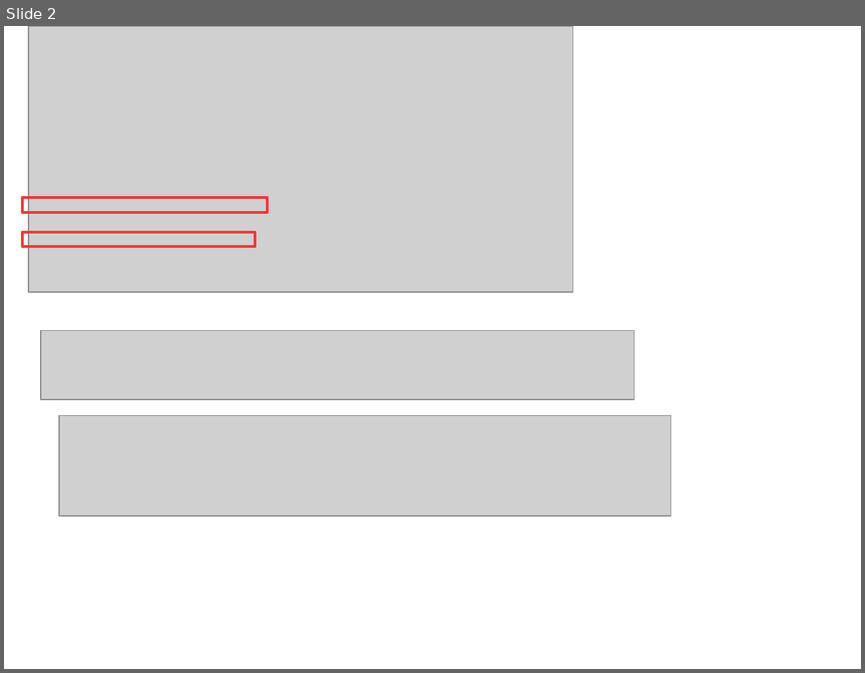
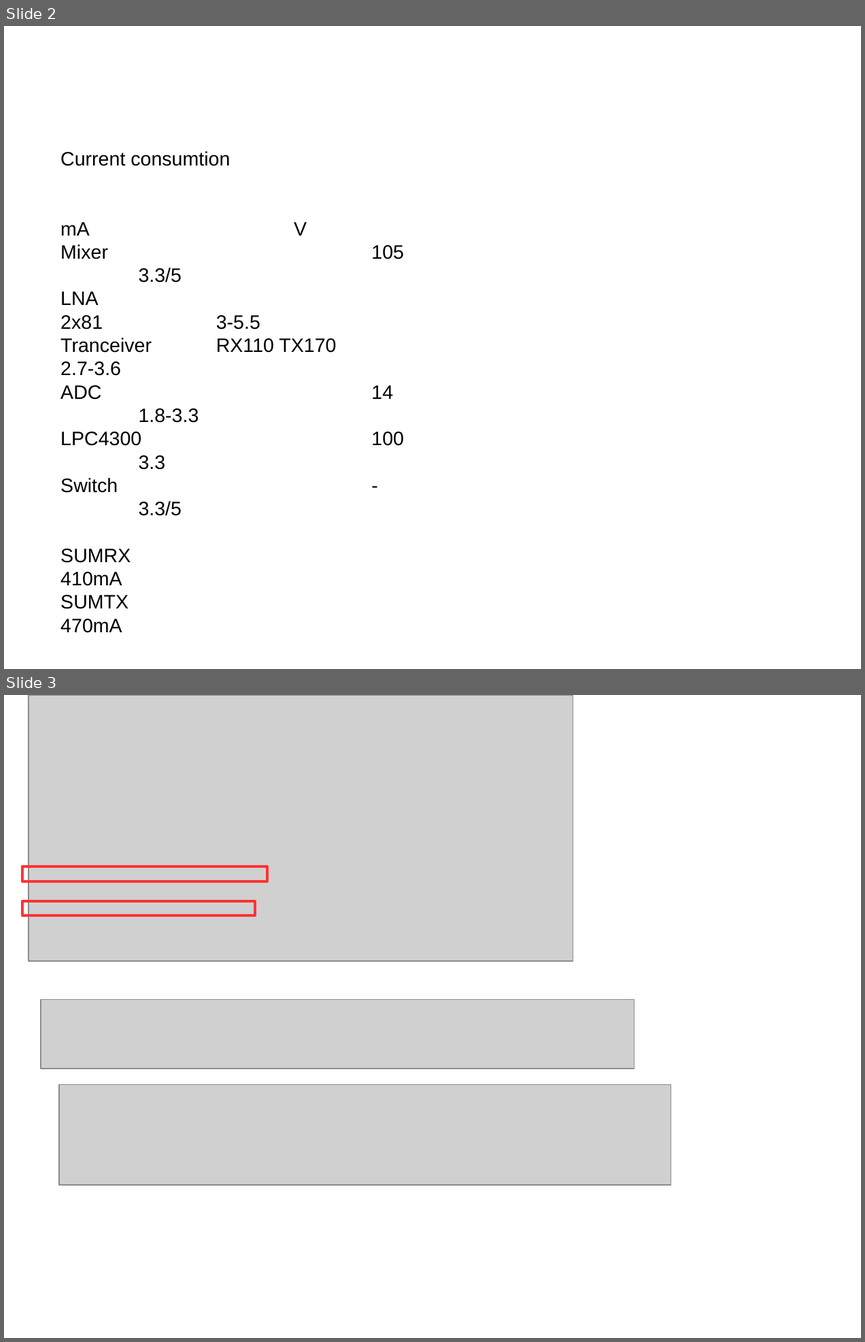
Before and after one commit to rad1o/hardware, a slide deck: overview_RF.odp. Shown one above the other, each under a label of ours: slide 2 before the commit, slides 2 and 3 after it. The pictures are 865x673 and 865x1342 pixels, drawn with LibreOffice and Linux fonts; fonts in the diff are those of the drawing; grey boxes stand for pictures. Boxes give left, top, right and bottom in pixels: in the first picture for what was removed or moved away, otherwise in the second. Text is boxed around its words. In the diff, an @@ line names an element or a change of style, - is before the commit and + after.

```diff
--- a/overview_RF.odp
+++ b/overview_RF.odp
@@ slide 2 added at box(4, 26, 861, 669), background #FFFFFF @@
@@ text added at box(60, 151, 404, 633), 18 pt, text #000000 @@
+Current consumtion
+mA V
+Mixer 105 3.3/5
+LNA 2x81 3-5.5
+Tranceiver RX110 TX170 2.7-3.6
+ADC 14 1.8-3.3
+LPC4300 100 3.3
+Switch - 3.3/5
+SUMRX 410mA
+SUMTX 470mA
@@ what was slide 2 is now slide 3 @@
```
Also in this commit, not shown: 2 slides changed, 1 slide removed, 1 other file.
